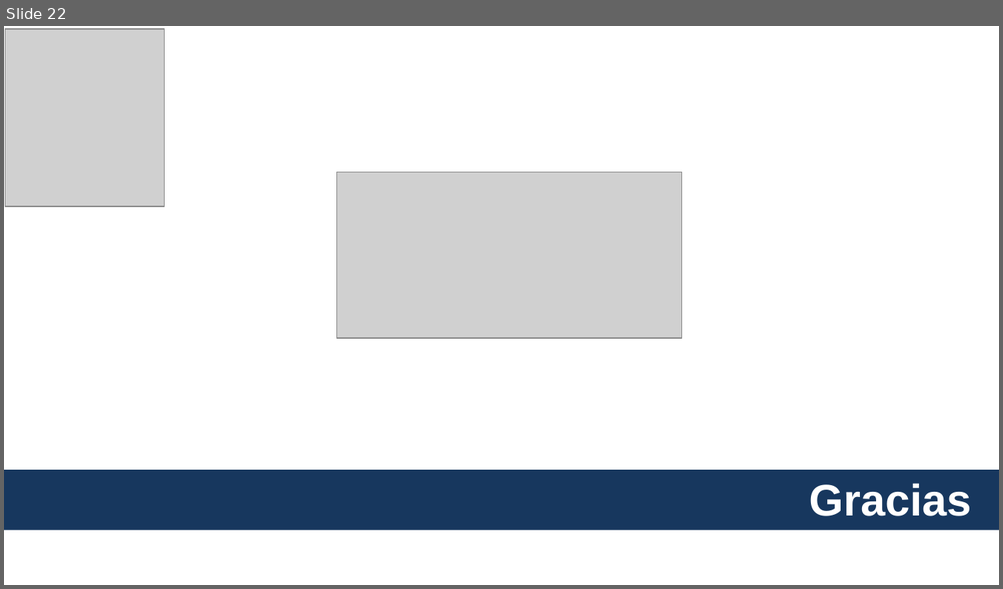
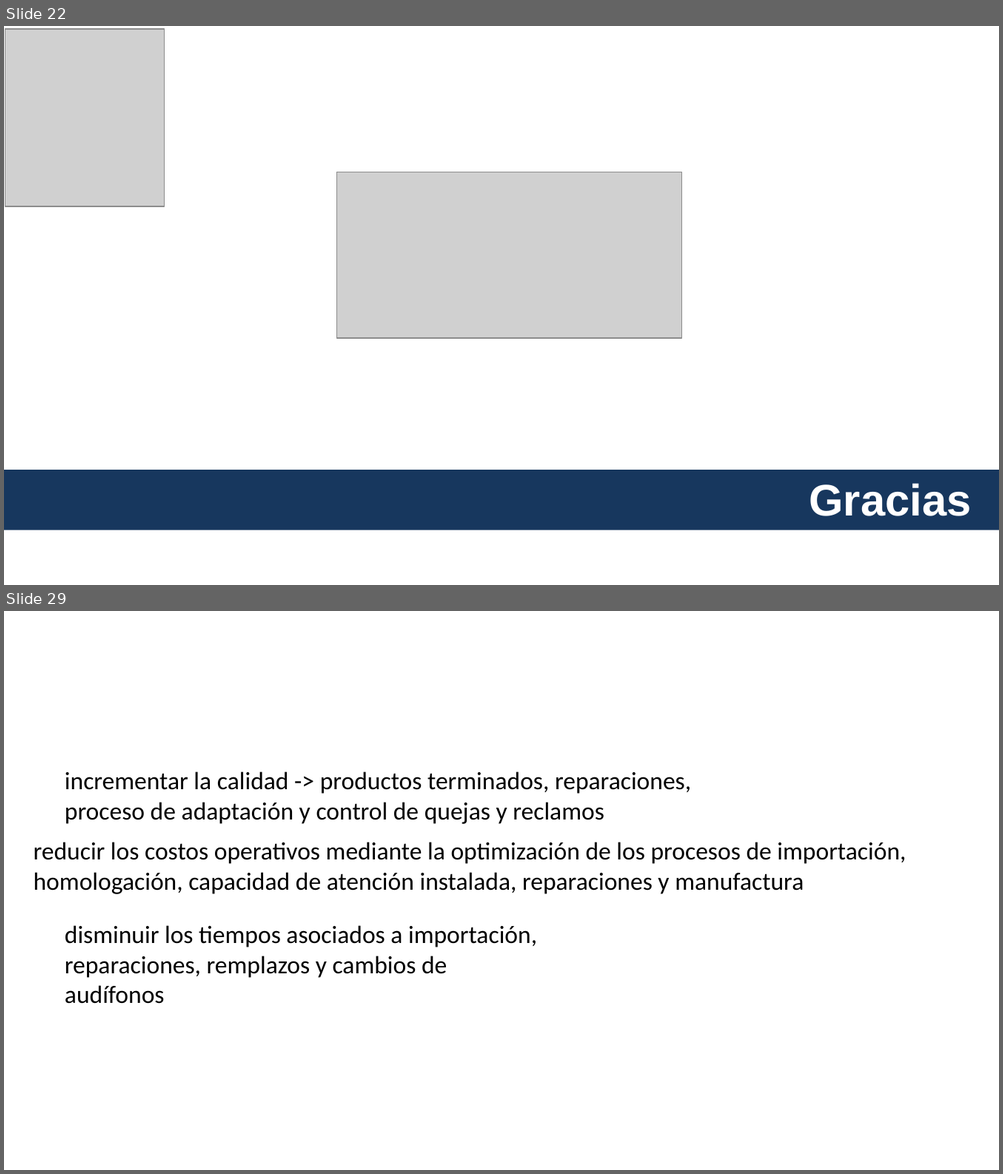
Before and after one commit to dmontjoy/starkey, a slide deck: PresentaciónStarkey.pptx. Shown one above the other, each under a label of ours: slide 22 before the commit, slides 22 and 29 after it; the slides between them are not shown. The pictures are 1003x589 and 1003x1174 pixels, drawn with LibreOffice and Linux fonts; fonts in the diff are those of the drawing; grey boxes stand for pictures; background and template pictures are left out. Boxes give left, top, right and bottom in pixels: in the first picture for what was removed or moved away, otherwise in the second. Text is boxed around its words. In the diff, an @@ line names an element or a change of style, - is before the commit and + after.

Commit message:
otros cambios

```diff
--- a/PresentaciónStarkey.pptx
+++ b/PresentaciónStarkey.pptx
@@ slide 29 added at <box>4,611,999,1170</box>, background #FFFFFF @@
@@ text added at <box>65,772,691,824</box>, 18 pt, text #000000 @@
+incrementar la calidad -> productos terminados, reparaciones, proceso de adaptación y control de quejas y reclamos
@@ text added at <box>34,842,905,894</box>, 18 pt, text #000000 @@
+reducir los costos operativos mediante la optimización de los procesos de importación, homologación, capacidad de atención instalada, reparaciones y manufactura
@@ text added at <box>65,925,537,1004</box>, 18 pt, text #000000 @@
+disminuir los tiempos asociados a importación, reparaciones, remplazos y cambios de audífonos
```
Also in this commit, not shown: 6 other slides added, 22 other files.
